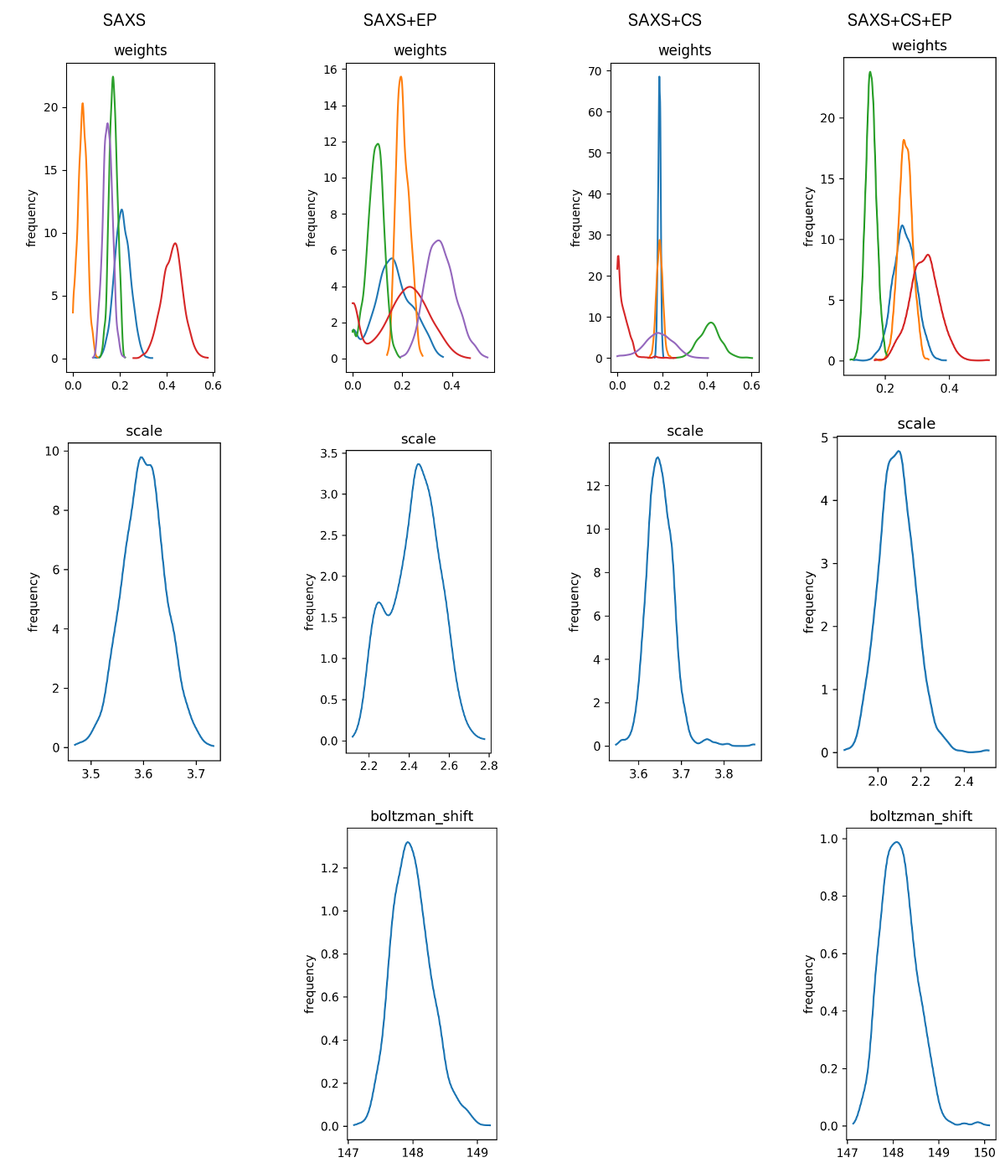
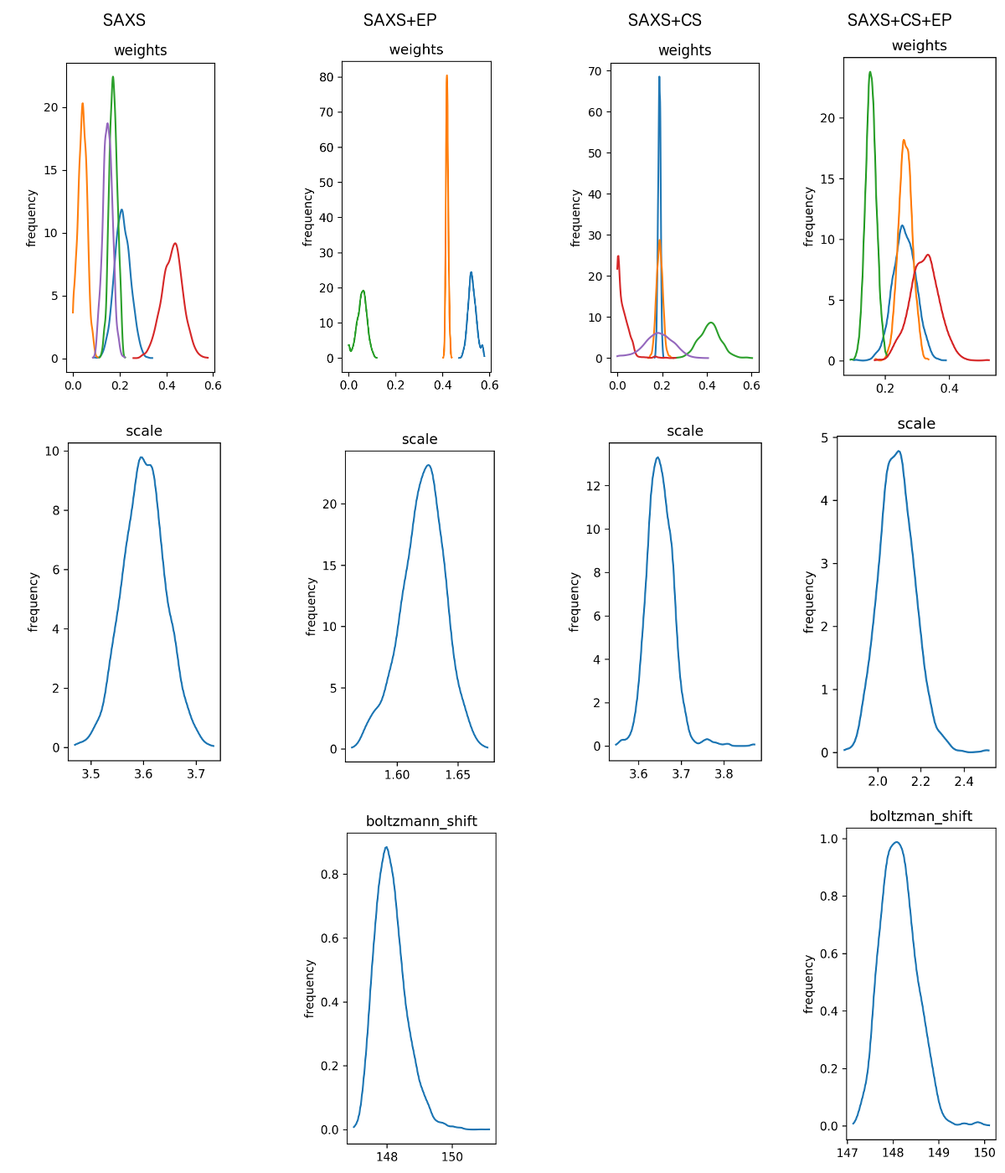
Layer changes from the first (1005, 1173) image to the second:
painted on "stan_boltzmann_EP_crp.png" over [304, 810, 498, 1162]
painted on "stan_scale_EP_crp.png" over [304, 433, 498, 780]
moved "stan_weights_EP_crp.png" above "SAXS+EP", painted on it over [302, 43, 499, 390]
